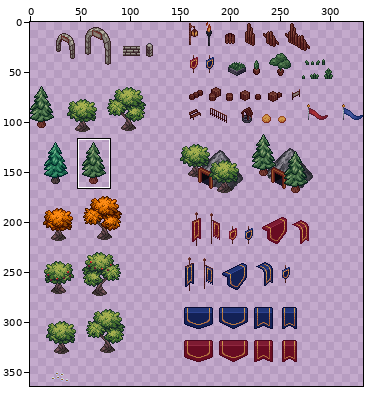
Two states of a sprite sheet, Assets/Sprites/Enviroment/Tiles/DECORATION_OBJECTS.png. The first picture is a wide view before the edit; the outline marks the close-up.
Close-up. The starting point:
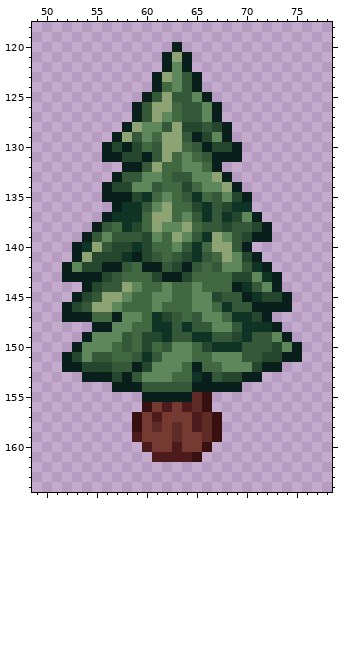
The file is 333x369 pixels. Colours within 5 levels of each other are drawn and written as one. Shown: x 49..78, y 118..164. The wide view leaves out empty margins. The commit also changed other parts of the picture, which this record leaves out.
Now the later version:
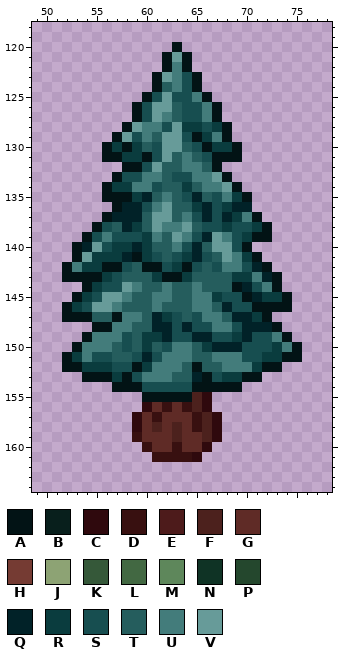
Palette (. is transparent): A #021315  B #081f1c  C #2f090d  D #381010  E #4d1b1b  F #4c211d  G #5f2b26  H #753b33  J #8da374  K #355839  L #426842  M #5e875b  N #0f3325  P #24472d  Q #012228  R #0a3c3e  S #174e50  T #255d5d  U #437c7b  V #679b99
Edits made:
@@ x 49..78 @@
 119 ..............................
-120 ..............B...............
-121 .............BJB..............
-122 .............BMB..............
-123 ............BJMKB.............
-124 ............BLMKB.............
-125 ...........BKJKKMB............
-126 ..........BKJJLKKMB...........
-127 ..........BKJMLKKMB...........
-128 .........BJMMKJPPKPB..........
-129 ........BJKMLJJKBPMB..........
-130 .......BPBPLKJJLKBPPB.........
-131 .......BBPPBKJLMLKBBB.........
-132 .........BBKJLLMMLB...........
-133 ........BKKMMLKKMMJB..........
-134 .......BPPMMKLLPLMMJB.........
-135 .......BBBPNLMLKNLKMPB........
-136 ........BNNKMJLLPNKPNN........
-137 .......BNNNLJJLMKNKNPMB.......
-138 ......BKLNPLJMMJLKKPKKPB......
-139 .....BKMKKKPMLJMKNJMKPBB......
-140 ....BNJKPPNPLLMKNLJJKB........
-141 ....BJPPPNBPKLKPNKLJMPB.......
-142 ...BMPPBBKLBBKPBKLKMMKNB......
-143 ...BBBBPKLLLPBBPLLLLPPMNB.....
-144 .....BPKKJMLLMLLMLLLBNKMB.....
-145 ....BPKJJMLLMMLLMMPKKBNPPB....
-146 ...BPKJJMLLLMLLLMMLNKKBBBB....
-147 ...BBBLLBMMLNPKLKMMLNNPB......
-148 ......BBMMLLNNKNKKMMKNNNB.....
-149 .....BMMMKLPPNKKNNKKPNKKMB....
-150 ....BMMMLKLPLKMMLPNNNKKKPMB...
-151 ...BPMKKLLKNKMMMLLMMMKKPPBB...
-152 ...BBPPPKKBPMMMLBLLMMMPBB.....
-153 .....BBBPBKMMMLLNBKPPBB.......
-154 ........BBBKKKKKBBBBB.........
-155 ...........BBBBBGD............
-156 ...........DHEHEGD............
-157 ..........DHEHHHEGD...........
-158 ..........DHGHGHEGD...........
-159 ..........EHHHGHHGD...........
-160 ...........EHHEHHD............
-161 ............EEEED.............
+120 ..............A...............
+121 .............AVA..............
+122 .............AUA..............
+123 ............AVUSA.............
+124 ............ATUSA.............
+125 ...........ASVSSUA............
+126 ..........ASVVTSSUA...........
+127 ..........ASVUTSSUA...........
+128 .........AVUUSVRRSRA..........
+129 ........AVSUTVVSARUA..........
+130 .......ARARTSVVTSARRA.........
+131 .......AARRASVTUTSAAA.........
+132 .........AASVTTUUTA...........
+133 ........ASSUUTSSUUVA..........
+134 .......ARRUUSTTRTUUVA.........
+135 .......AAARQTUTSQTSURA........
+136 ........AQQSUVTTRQSRQQ........
+137 .......AQQQTVVTUSQSQRUA.......
+138 ......ASTQRTVUUVTSSRSSRA......
+139 .....ASUSSSRUTVUSQVUSRAA......
+140 ....AQVSRRQRTTUSQTVVSA........
+141 ....AVRRRQARSTSRQSTVURA.......
+142 ...AURRAASTAASRASTSUUSQA......
+143 ...AAAARSTTTRAARTTTTRRUQA.....
+144 .....ARSSVUTTUTTUTTTAQSUA.....
+145 ....ARSVVUTTUUTTUURSSAQRRA....
+146 ...ARSVVUTTTUTTTUUTQSSAAAA....
+147 ...AAATTAUUTQRSTSUUTQQRA......
+148 ......AAUUTTQQSQSSUUSQQQA.....
+149 .....AUUUSTRRQSSQQSSRQSSUA....
+150 ....AUUUTSTRTSUUTRQQQSSSRUA...
+151 ...ARUSSTTSQSUUUTTUUUSSRRAA...
+152 ...AARRRSSARUUUTATTUUURAA.....
+153 .....AAARASUUUTTQASRRAA.......
+154 ........AAASSSSSAAAAA.........
+155 ...........AAAAAFC............
+156 ...........CGDGDFC............
+157 ..........CGDGGGDFC...........
+158 ..........CGFGFGDFC...........
+159 ..........DGGGFGGFC...........
+160 ...........DGGDGGC............
+161 ............DDDDC.............
 162 ..............................
Pixel boxes of the changes (left, top, right, bottom) in both close-ups:
changed: (62, 42, 302, 462)
